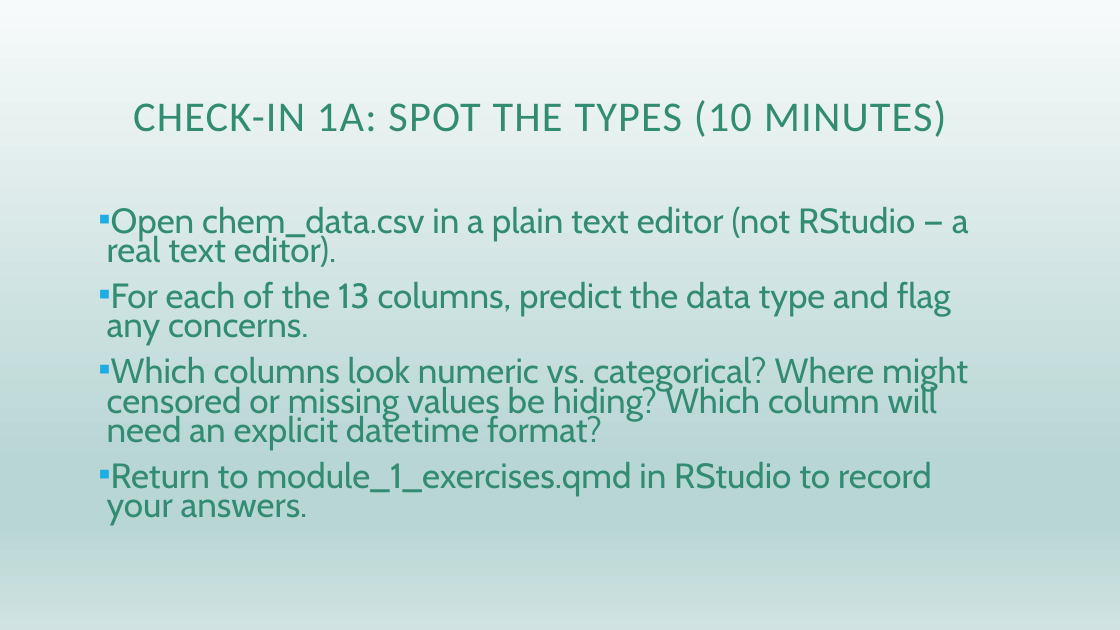
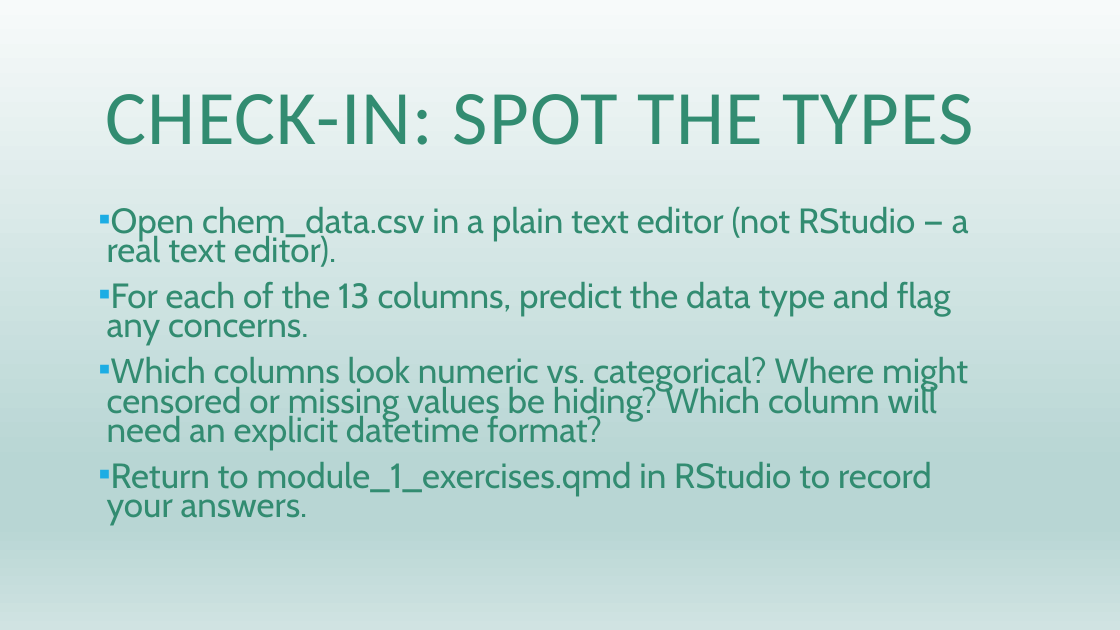
Before and after one commit to pcmathias/MSACL-data-literacy, a slide deck: slide 32 of updates_2026/presentations/module_1_slides.pptx (slide 13 before the commit). Drawn at 1120x630 pixels with LibreOffice and Linux fonts; fonts in the diff are those of the drawing; background and template pictures are left out. Boxes give left, top, right and bottom in pixels: in the first picture for what was removed or moved away, otherwise in the second. Text is boxed around its words. In the diff, an @@ line names an element or a change of style, - is before the commit and + after.

```diff
--- a/updates_2026/presentations/module_1_slides.pptx
+++ b/updates_2026/presentations/module_1_slides.pptx
@@ title at (106,94,973,145): text changed; size 36.3 to 66 pt @@
-CHECK-IN 1A: SPOT THE TYPES (10 MINUTES)
+CHECK-IN: SPOT THE TYPES
```
Also in this commit, not shown: 16 other slides changed, 21 slides added, 3 slides removed, 4 other files.
